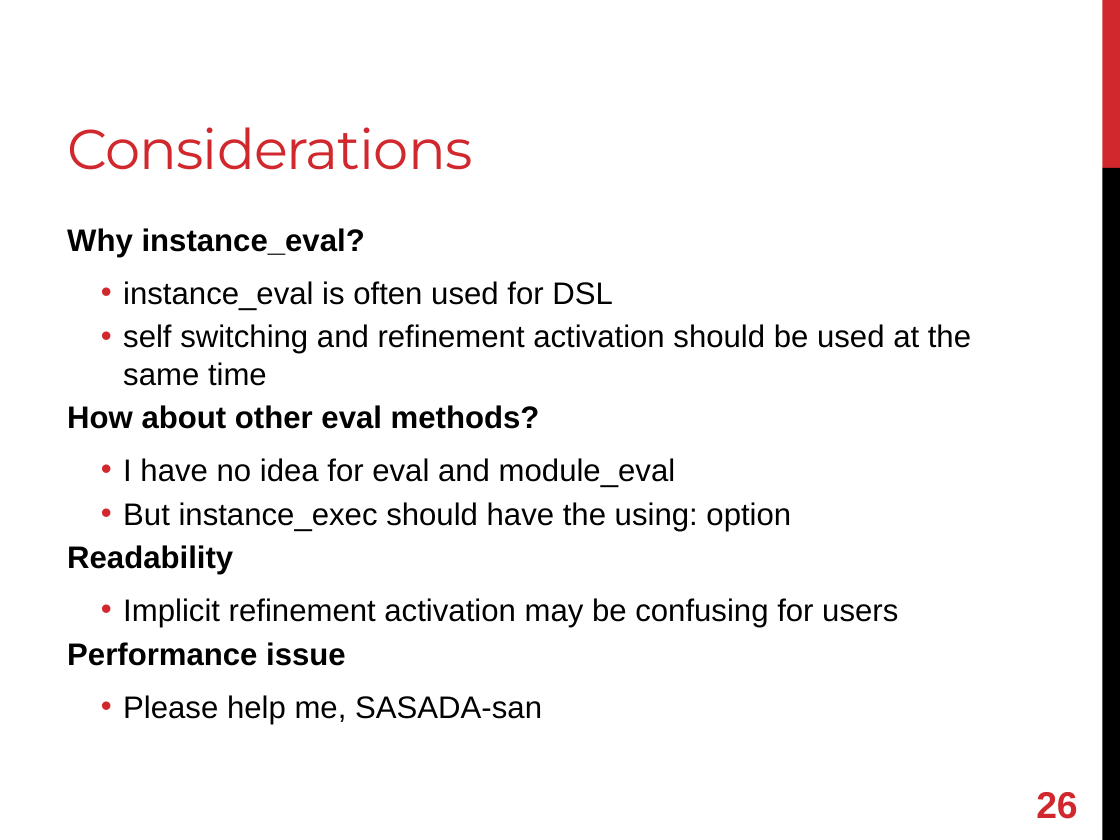
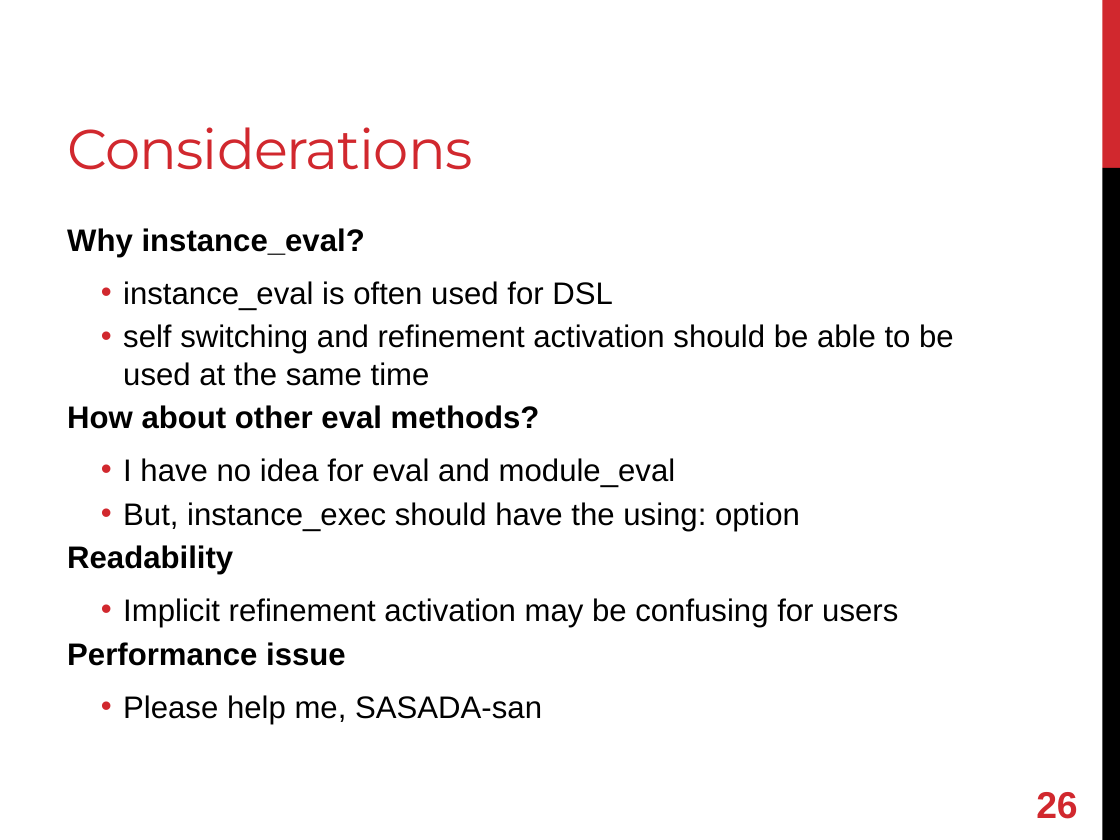
Before and after one commit to shugo/RubyKaigi2013, a slide deck: slide 27 of refining_refinements.pptx. Drawn at 1120x840 pixels with LibreOffice and Linux fonts; fonts in the diff are those of the drawing. Boxes give left, top, right and bottom in pixels: in the first picture for what was removed or moved away, otherwise in the second. Text is boxed around its words. In the diff, an @@ line names an element or a change of style, - is before the commit and + after.

```diff
--- a/refining_refinements.pptx
+++ b/refining_refinements.pptx
@@ text at bbox=[123, 324, 954, 386]: text changed @@
-  • self switching and refinement activation should be used at the same time
+  • self switching and refinement activation should be able to be used at the same time
@@ text at bbox=[123, 502, 800, 531]: text changed @@
-  • But instance_exec should have the using: option
+  • But, instance_exec should have the using: option
```
Also in this commit, not shown: 2 other slides changed.
